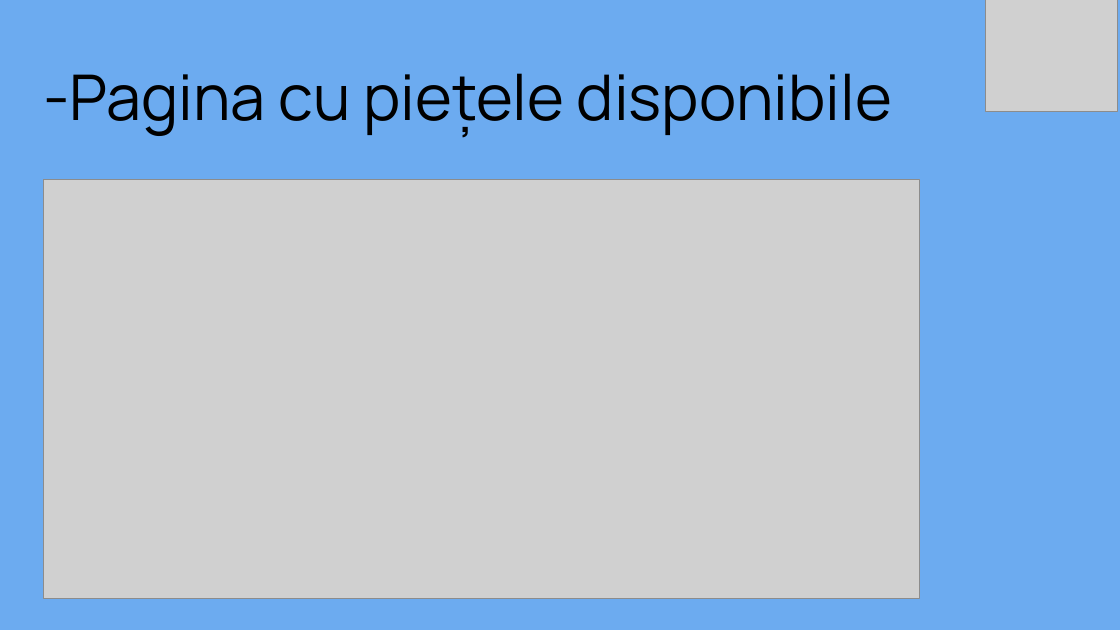
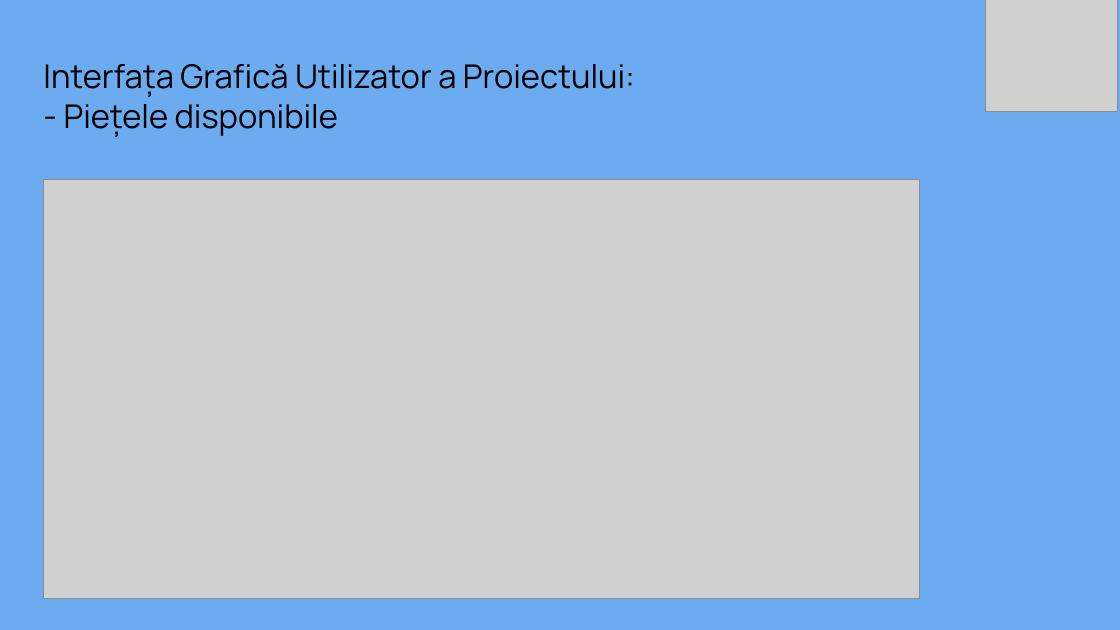
Before and after one commit to robertnitu02/proiect-diploma, a slide deck: slide 10 of word/prezentare.pptx (slide 9 before the commit). Drawn at 1120x630 pixels with LibreOffice and Linux fonts; fonts in the diff are those of the drawing; grey boxes stand for pictures; background and template pictures are left out. Boxes give left, top, right and bottom in pixels: in the first picture for what was removed or moved away, otherwise in the second. Text is boxed around its words. In the diff, an @@ line names an element or a change of style, - is before the commit and + after.

```diff
--- a/word/prezentare.pptx
+++ b/word/prezentare.pptx
@@ title at bbox=[43, 64, 635, 137]: text changed; size 54 to 28 pt @@
--Pagina cu piețele disponibile
+Interfața Grafică Utilizator a Proiectului:
+- Piețele disponibile
```
Also in this commit, not shown: 9 other slides changed, 2 slides added, 1 slide removed.
